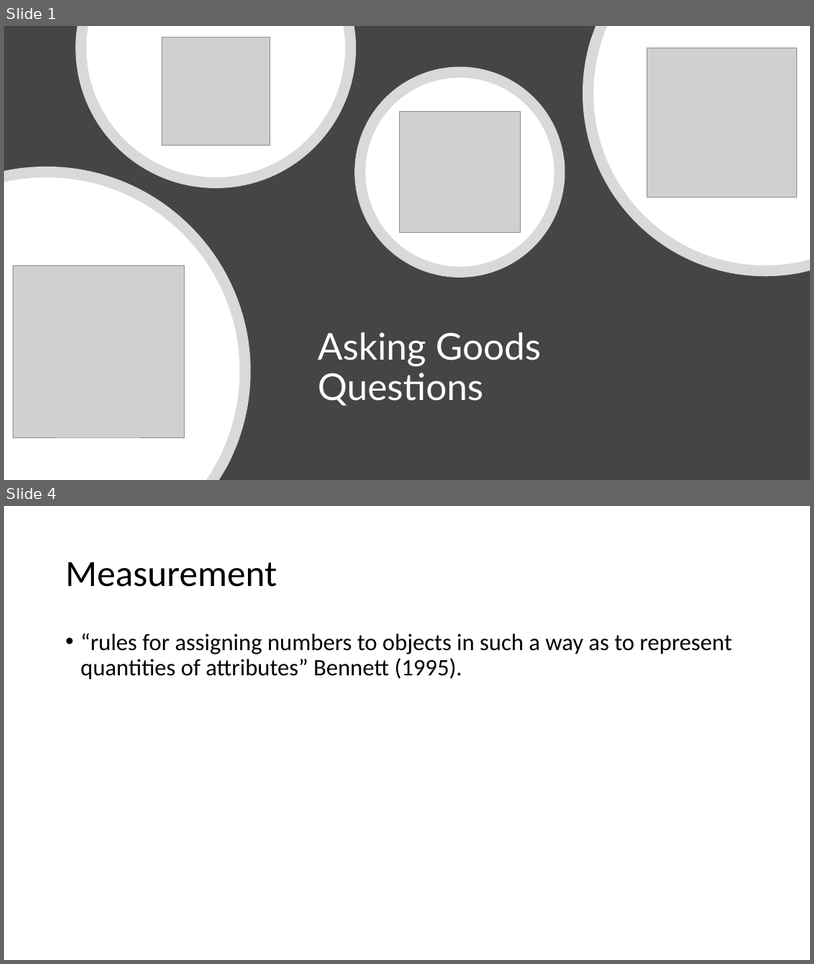
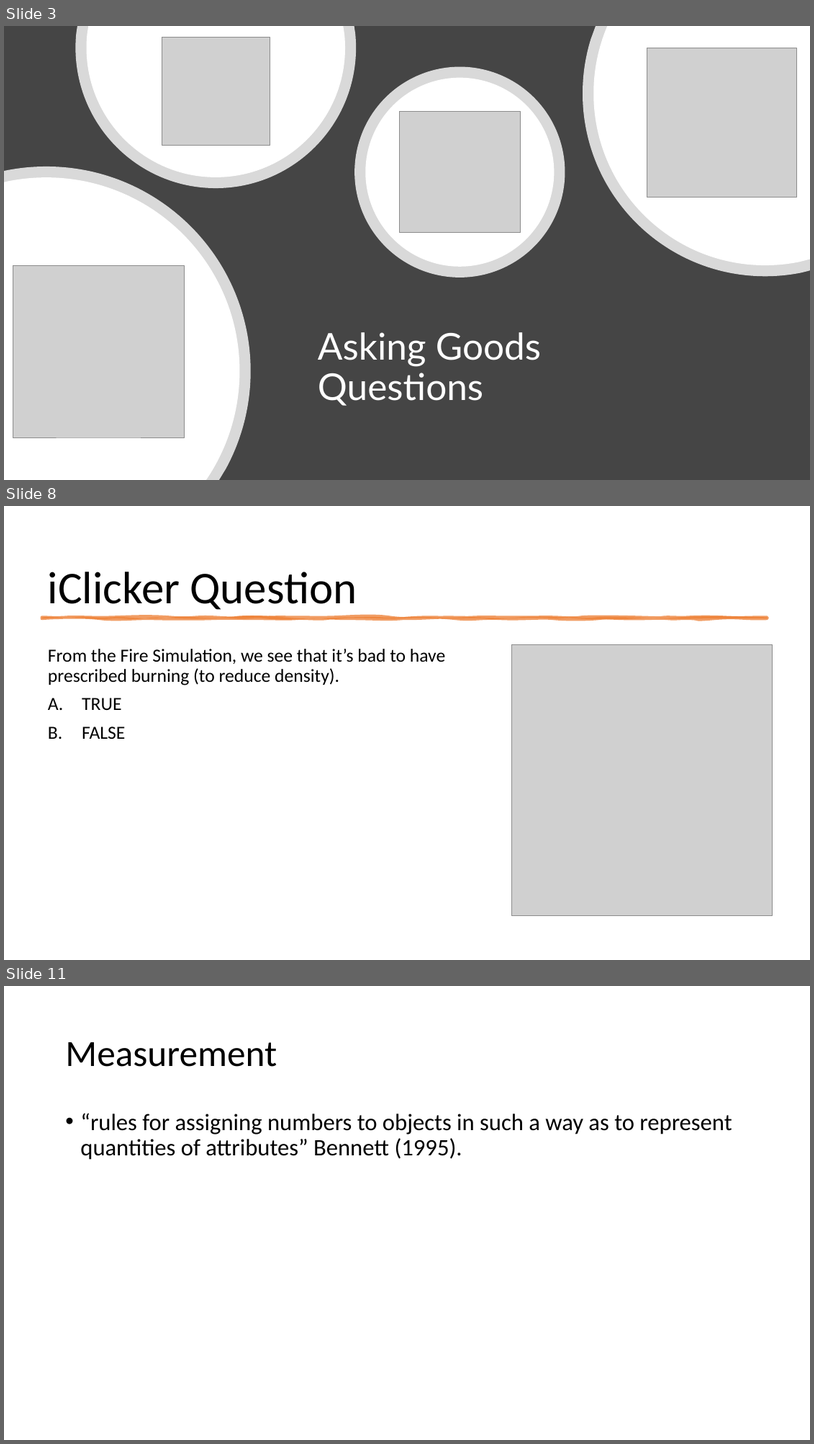
Before and after one commit to mikenguyen13/mar4050, a slide deck: lectures/5/2_Asking Goods Questions.pptx. Shown one above the other, each under a label of ours: slides 1 and 4 before the commit, slides 3, 8 and 11 after it; the slides between them are not shown. The pictures are 814x964 and 814x1444 pixels, drawn with LibreOffice and Linux fonts; fonts in the diff are those of the drawing; grey boxes stand for pictures. Boxes give left, top, right and bottom in pixels: in the first picture for what was removed or moved away, otherwise in the second. Text is boxed around its words. In the diff, an @@ line names an element or a change of style, - is before the commit and + after.

```diff
--- a/lectures/5/2_Asking Goods Questions.pptx
+++ b/lectures/5/2_Asking Goods Questions.pptx
@@ slide 8 added at [4, 506, 810, 960], background #FFFFFF @@
@@ title added at [48, 572, 358, 610], 54 pt, text #000000 @@
+iClicker Question
@@ freeform shape added at [42, 618, 768, 618], fill #ED7D31 at 75% opacity, outline #ED7D31 3.5 pt @@
@@ text added at [48, 649, 445, 739], 22 pt, text #000000 @@
+From the Fire Simulation, we see that it’s bad to have prescribed burning (to reduce density).
+A. TRUE
+B. FALSE
@@ picture added at [512, 644, 772, 916] @@
@@ what was slide 1 is now slide 3 @@
@@ what was slide 4 is now slide 11 @@
```
Also in this commit, not shown: 2 slides changed, 7 other slides added, 1 other file.
